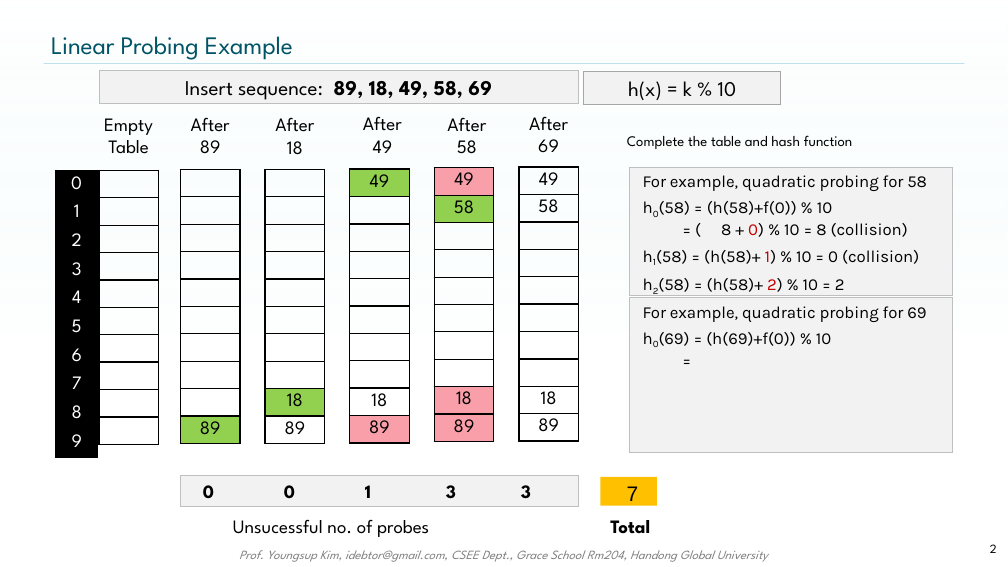
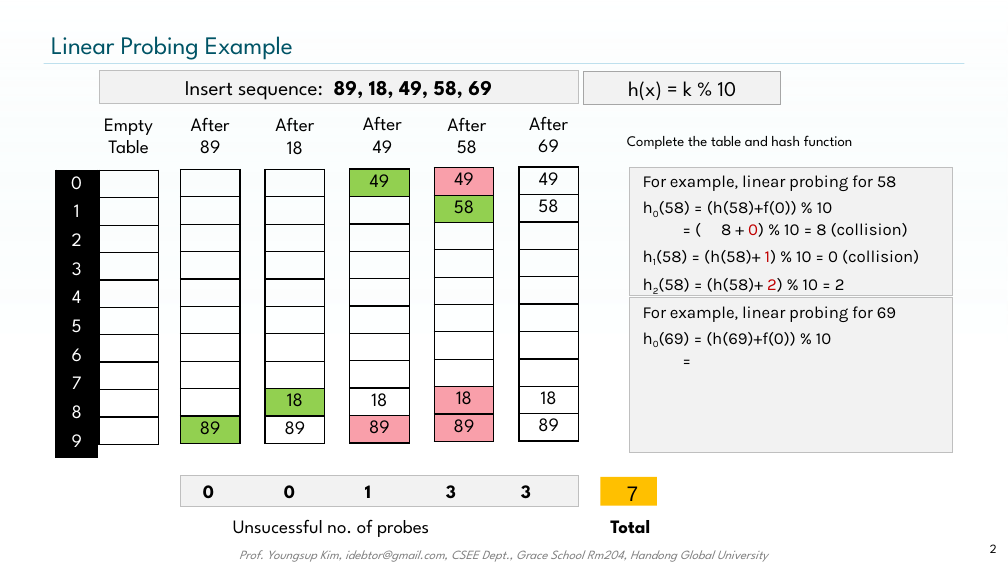
Before and after one commit to idebtor/nowic, a slide deck: slide 2 of ppts/PSet Final HashingQuiz.pptx. Drawn at 1008x567 pixels with LibreOffice and Linux fonts; fonts in the diff are those of the drawing; background and template pictures are left out. Boxes give left, top, right and bottom in pixels: in the first picture for what was removed or moved away, otherwise in the second. Text is boxed around its words. In the diff, an @@ line names an element or a change of style, - is before the commit and + after.

```diff
--- a/ppts/PSet Final HashingQuiz.pptx
+++ b/ppts/PSet Final HashingQuiz.pptx
@@ text in rectangle at bbox=[643, 175, 897, 191]: text changed @@
-  For example, quadratic probing for 58
+  For example, linear probing for 58
@@ text in rectangle at bbox=[643, 306, 896, 322]: text changed @@
-  For example, quadratic probing for 69
+  For example, linear probing for 69
```
